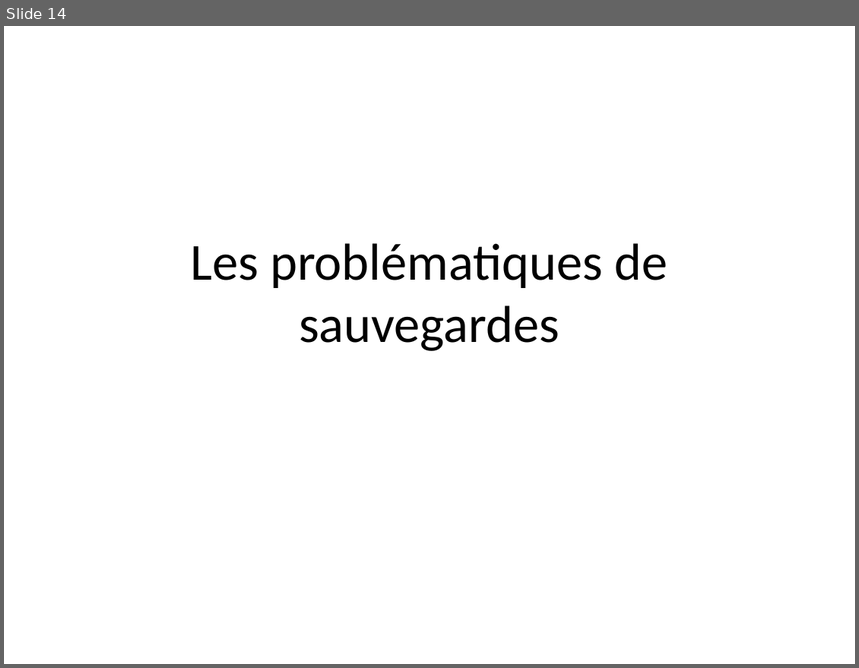
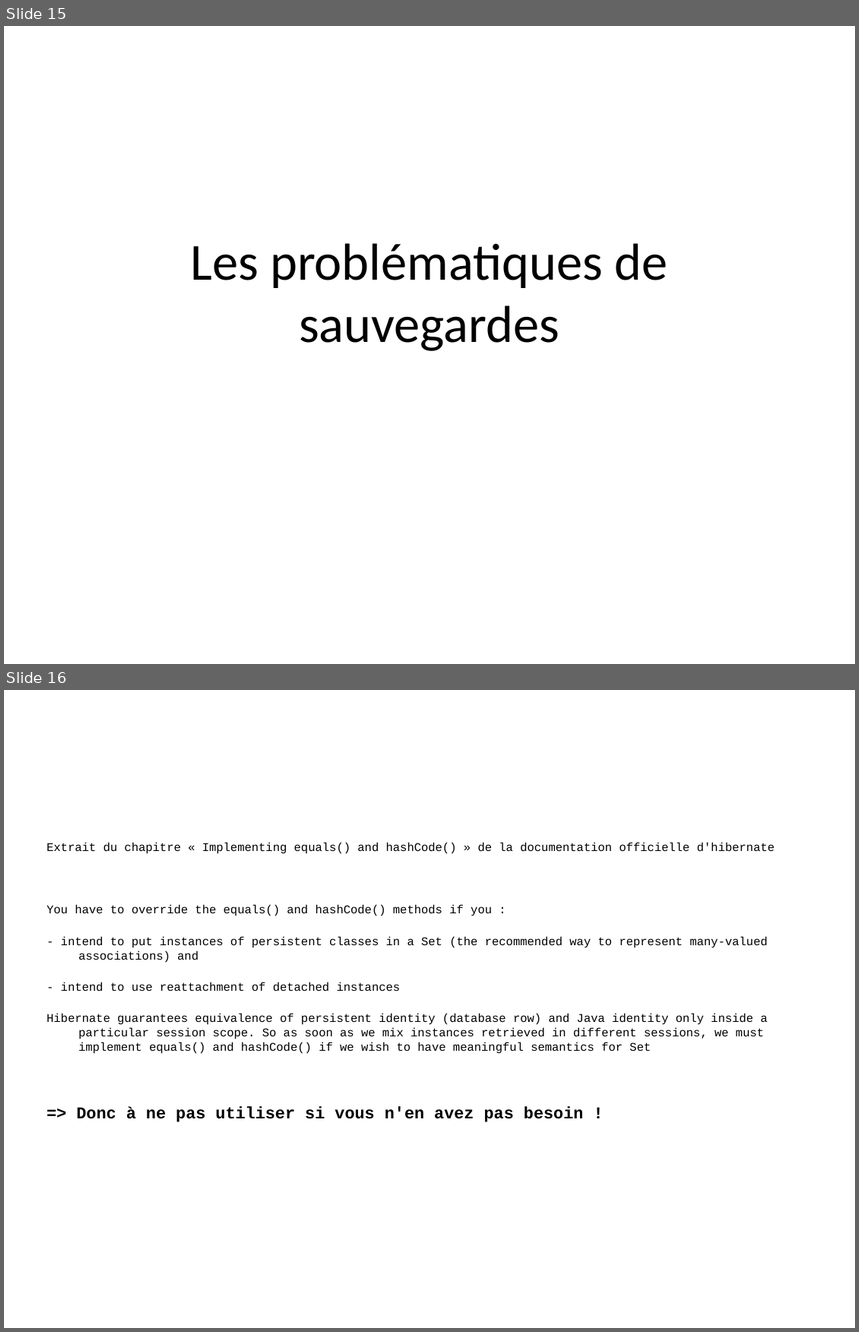
Before and after one commit to Pierre76400/demohibernate, a slide deck: src/main/resources/presentation/DemoHibernate.ppt. Shown one above the other, each under a label of ours: slide 14 before the commit, slides 15 and 16 after it. The pictures are 859x668 and 859x1332 pixels, drawn with LibreOffice and Linux fonts; fonts in the diff are those of the drawing. Boxes give left, top, right and bottom in pixels: in the first picture for what was removed or moved away, otherwise in the second. Text is boxed around its words. In the diff, an @@ line names an element or a change of style, - is before the commit and + after.

Commit message:
Fin chapitre Hashcode

```diff
--- a/src/main/resources/presentation/DemoHibernate.ppt
+++ b/src/main/resources/presentation/DemoHibernate.ppt
@@ slide 16 added at [4,690,855,1328], background #FFFFFF @@
@@ text added at [47,842,775,1122], 10 pt, text #000000 @@
+Extrait du chapitre « Implementing equals() and hashCode() » de la documentation officielle d'hibernate
+You have to override the equals() and hashCode() methods if you :
+- intend to put instances of persistent classes in a Set (the recommended way to represent many-valued associations) and
+- intend to use reattachment of detached instances
+Hibernate guarantees equivalence of persistent identity (database row) and Java identity only inside a particular session scope. So as soon as we mix instances retrieved in different sessions, we must implement equals() and hashCode() if we wish to have meaningful semantics for Set
+=> Donc à ne pas utiliser si vous n'en avez pas besoin !
@@ what was slide 14 is now slide 15 @@
```
Also in this commit, not shown: 2 slides changed, 2 other slides added, 4 other files.
